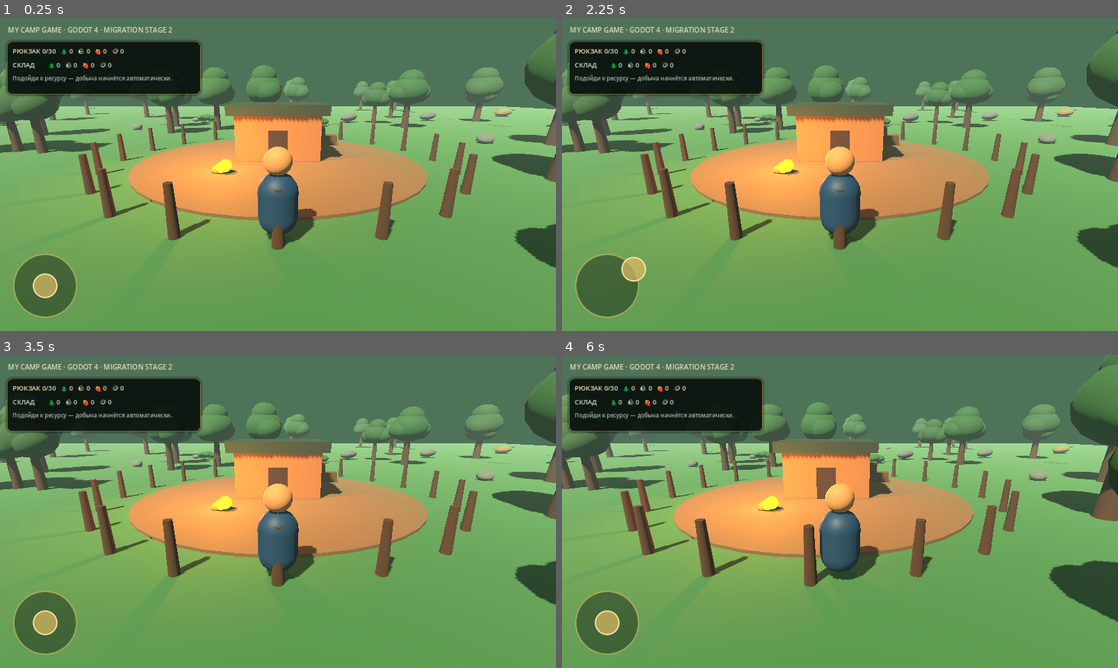
Above: before the commit, frames 1-4 (two rows, left to right).
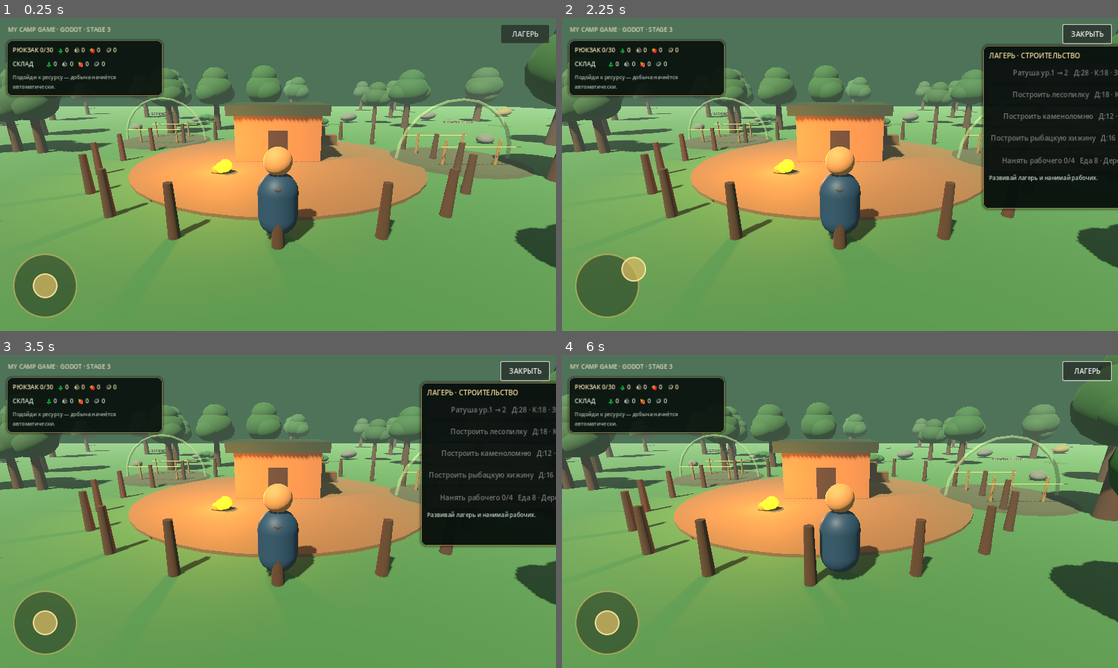
Above: after the commit, the same moments.

Repository: uniafing-ship-it/my-camp-game
Game: Godot game, scene res://scenes/Main.tscn
Two runs of this game, one before a commit and one after it. Both use one fixed random seed, a clock stepped at 60 frames per second and the inputs below.
Inputs (mouse positions are in pixels of both pictures, inside the frame that each line leads up to):
- Up to frame 1 (0.25 s): no input
- Up to frame 2 (2.25 s): click (1084, 33) at 0.5 s, where only the run after the commit has a clickable "ЛАГЕРЬ"; click (1084, 33) at 1.25 s, where only the run after the commit has a clickable "ЗАКРЫТЬ"; tap Enter at 2 s; drag from (606, 287) to (895, 105) at 2.02 s
- Up to frame 3 (3.5 s): drag from (166, 527) to (250, 574) at 2.77 s
- Up to frame 4 (6 s): tap Space at 3.5 s; move the mouse to (895, 442) at 3.52 s; hold D 3.53-4.25 s; hold Shift 3.53-4.25 s; click (895, 442) at 3.67 s; drag from (812, 574) to (673, 464) at 4.27 s; move the mouse to (1006, 558) at 5.02 s; hold A 5.03-5.75 s; hold Shift 5.03-5.75 s; click (1006, 558) at 5.17 s; drag from (673, 464) to (756, 433) at 5.77 s

The runs differ from the first frame. In frame 1, 5.8% of the frame differs, in the area x 0-99%, y 2-66%; in frame 2, 17%, in the area x 0-100%, y 2-66%; in frame 3, 17%; in frame 4, 5.9%.

Commit message:
godot: wire settlement stage into main scene

Diff:
--- a/godot/scenes/Main.tscn
+++ b/godot/scenes/Main.tscn
@@ -6,6 +6,9 @@
 [ext_resource type="Script" path="res://scripts/resource_manager.gd" id="4_resources"]
 [ext_resource type="Script" path="res://scripts/resource_world.gd" id="5_resource_world"]
 [ext_resource type="Script" path="res://scripts/resource_hud.gd" id="6_resource_hud"]
+[ext_resource type="Script" path="res://scripts/settlement_manager.gd" id="7_settlement_manager"]
+[ext_resource type="Script" path="res://scripts/settlement_world.gd" id="8_settlement_world"]
+[ext_resource type="Script" path="res://scripts/settlement_hud.gd" id="9_settlement_hud"]
 
 [sub_resource type="StyleBoxFlat" id="Style_resource_panel"]
 bg_color = Color(0.035, 0.07, 0.052, 0.88)
@@ -28,8 +31,14 @@
 script = ExtResource("4_resources")
 carry_capacity = 30
 
+[node name="SettlementManager" type="Node" parent="."]
+script = ExtResource("7_settlement_manager")
+
 [node name="ResourceGameplay" type="Node3D" parent="."]
 script = ExtResource("5_resource_world")
+
+[node name="SettlementGameplay" type="Node3D" parent="."]
+script = ExtResource("8_settlement_world")
 
 [node name="Player" parent="." instance=ExtResource("2_player")]
 position = Vector3(0, 0, 7)
@@ -41,7 +50,7 @@
 anchors_preset = 0
 offset_left = 16.0
 offset_top = 54.0
-offset_right = 462.0
+offset_right = 374.0
 offset_bottom = 176.0
 mouse_filter = 2
 script = ExtResource("6_resource_hud")
@@ -69,21 +78,31 @@
 [node name="Carried" type="Label" parent="UI/ResourceHUD/Panel/Margin/VBox"]
 layout_mode = 2
 theme_override_colors/font_color = Color(0.96, 0.89, 0.69, 1)
-theme_override_font_sizes/font_size = 15
+theme_override_font_sizes/font_size = 14
 text = "РЮКЗАК 0/30"
 
 [node name="Stored" type="Label" parent="UI/ResourceHUD/Panel/Margin/VBox"]
 layout_mode = 2
 theme_override_colors/font_color = Color(0.82, 0.9, 0.8, 1)
-theme_override_font_sizes/font_size = 15
+theme_override_font_sizes/font_size = 14
 text = "СКЛАД"
 
 [node name="Status" type="Label" parent="UI/ResourceHUD/Panel/Margin/VBox"]
 layout_mode = 2
 theme_override_colors/font_color = Color(0.75, 0.82, 0.76, 0.9)
-theme_override_font_sizes/font_size = 13
+theme_override_font_sizes/font_size = 12
 autowrap_mode = 2
 text = "Подойди к ресурсу — добыча начнётся автоматически."
+
+[node name="SettlementHUD" type="Control" parent="UI"]
+layout_mode = 3
+anchors_preset = 15
+anchor_right = 1.0
+anchor_bottom = 1.0
+grow_horizontal = 2
+grow_vertical = 2
+mouse_filter = 2
+script = ExtResource("9_settlement_hud")
 
 [node name="MobileJoystick" type="Control" parent="UI"]
 offset_left = 24.0
@@ -100,8 +119,8 @@
 [node name="StageLabel" type="Label" parent="UI"]
 offset_left = 18.0
 offset_top = 16.0
-offset_right = 430.0
+offset_right = 270.0
 offset_bottom = 44.0
 theme_override_colors/font_color = Color(0.93, 0.89, 0.76, 0.92)
-theme_override_font_sizes/font_size = 16
-text = "MY CAMP GAME · GODOT 4 · MIGRATION STAGE 2"
+theme_override_font_sizes/font_size = 14
+text = "MY CAMP GAME · GODOT · STAGE 3"
Not shown: 1 places in godot/scenes/Main.tscn that only renumber resources
